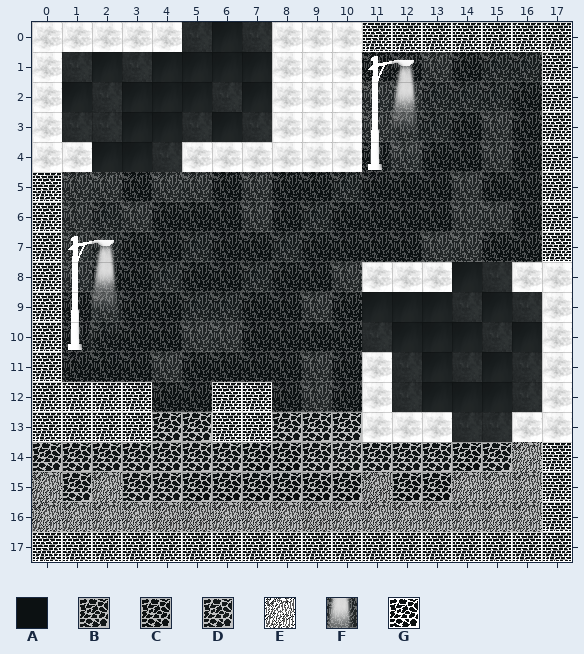
Tiled map, stored at assets/Level2.tmx. This is how it looked before the edit.
Cells are 30x30 px. Shown: x 0..17, y 0..17. Tiles whose own drawing changed are shown in their newer look in all pictures.
Key: from "VignetteEscapeTileSet": A 137, B 251, C 268, D 287, E 319, F 321, G 323.
_ is an empty cell, # one hidden under a higher layer.
Layers that did not change in this view are not listed.
Layer "Background" before, first column x 0:
 0 #####D#D##########
 1 #D#D#######AADABB#
 2 ##D###D####DDBBBA#
 3 #DD##D#D###DBBADA#
 4 ####D######ADAADA#
 5 #DDADDADAABAAADAA#
 6 #DBDAAADABAAAADDA#
 7 #DBAABAABAAAADDAA#
 8 #DAABAABAAD####D##
 9 #ABAABBAADA###D#D#
10 #AAAADDAAAAD###D##
11 #AAADAAAADA#D#D#D#
12 ####AA##ADA#D###D#
13 ####GG##GGG###DD##
14 GGGGGGGGGGGGGGGGE#
15 EGEGGGGGGGGEGGEEE#
16 EEEEEEEEEEEEEEEEE#
17 ##################
Layer "Details 50" before, first column x 0:
 0 __________________
 1 _________#_FFFFFF_
 2 _________#_FFFFFF_
 3 _________#_FFFFFF_
 4 ___________FFFFFF_
 5 _FFFFFFFFFFFFFFFF_
 6 _FFFFFFFFFFFFFFFF_
 7 _FFFFFFFFFFFFFFFF_
 8 _FFFFFFFFFF_______
 9 _FFFFFFFFFF_______
10 _FFFFFFFFFF_______
11 _FFFFFFFFFF_______
12 ____FF__FFF_______
13 ____BB__BBB_______
14 BBBBBBBCCBDBBBCBB_
15 BBBBBCCCCCCCCCBBB_
16 BBBBCCBBBCBBBBBBB_
17 ____________######
After:
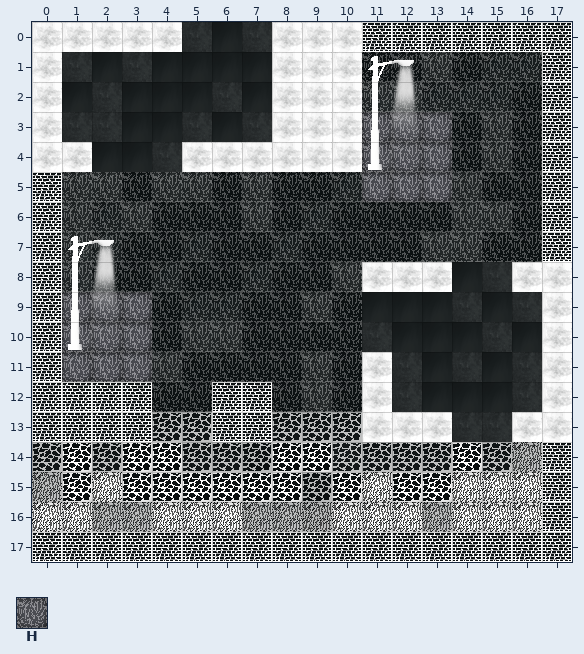
Further tiles: from "VignetteEscapeTileSet": H 207.
See-through tiles are keyed as they look on the map.
From old to new:
{"where": "layer \"Background\""}
{"y":3,"x":11,"old":"DBB","new":"HHH"}
{"y":4,"x":11,"old":"ADA","new":"HHH"}
{"y":5,"x":11,"old":"AAA","new":"HHH"}
{"y":9,"x":1,"old":"ABA","new":"HHH"}
{"y":10,"x":1,"old":"AAA","new":"HHH"}
{"y":11,"x":1,"old":"AAA","new":"HHH"}
{"where": "layer \"Details 50\""}
{"y":14,"x":1,"old":"B","new":"H"}
{"y":14,"x":3,"old":"BB","new":"HH"}
{"y":14,"x":8,"old":"CB","new":"HH"}
{"y":14,"x":14,"old":"C","new":"H"}
{"y":15,"x":1,"old":"BBBBCCCC","new":"HHHHHHHH"}
{"y":15,"x":10,"old":"CCCCBBB","new":"HHHHHHH"}
{"y":16,"x":0,"old":"BB","new":"HH"}
{"y":16,"x":4,"old":"CCB","new":"HHH"}
{"y":16,"x":10,"old":"BBB","new":"HHH"}
{"y":16,"x":14,"old":"BBB","new":"HHH"}
{"label":"changed","picture_box":[362,112,452,202]}
{"label":"changed","picture_box":[62,292,152,382]}
{"label":"changed","picture_box":[32,442,542,532]}
